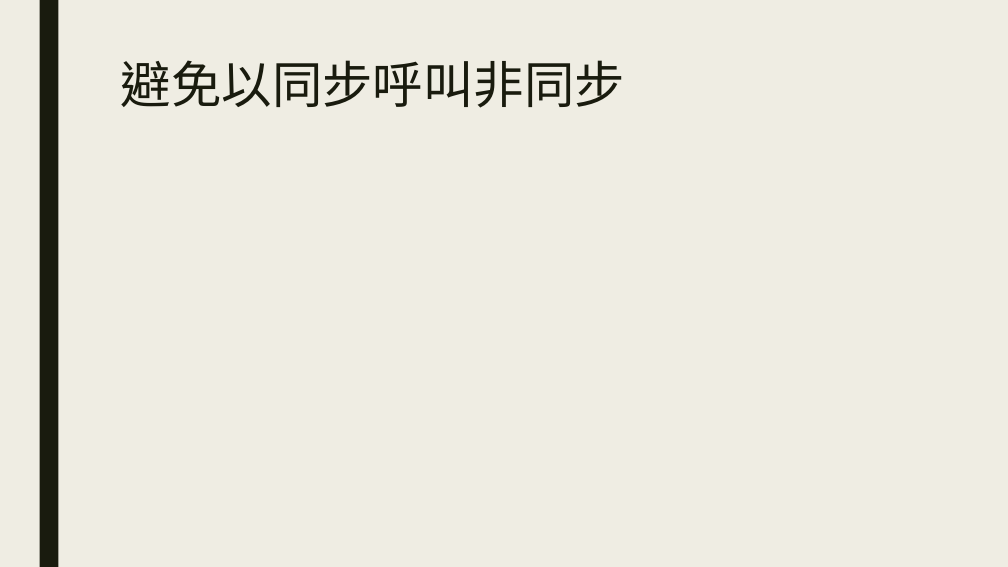
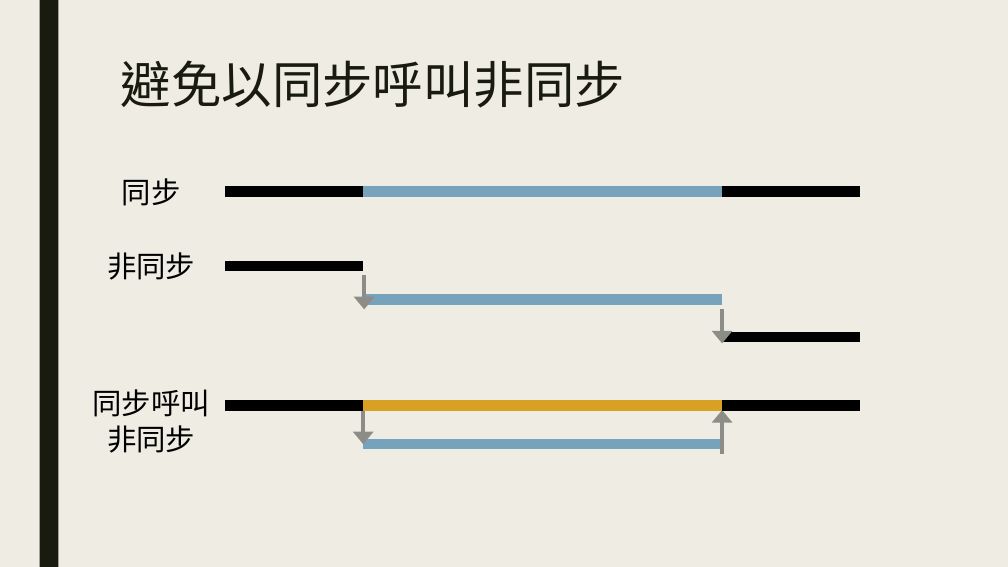
Before and after one commit to ryans610/.NET-Async-Basic, a slide deck: slide 22 of .NET非同步入門.pptx (slide 23 before the commit). Drawn at 1008x567 pixels with LibreOffice and Linux fonts; fonts in the diff are those of the drawing. Boxes give left, top, right and bottom in pixels: in the first picture for what was removed or moved away, otherwise in the second. Text is boxed around its words. In the diff, an @@ line names an element or a change of style, - is before the commit and + after.

```diff
--- a/.NET非同步入門.pptx
+++ b/.NET非同步入門.pptx
@@ text added at box(122, 178, 181, 206), 28 pt, text #000000 @@
+同步
@@ line added from (225, 192) to (363, 192), #000000 10 pt @@
@@ line added from (363, 192) to (722, 192), #77A2BB 10 pt @@
@@ line added from (722, 192) to (860, 192), #000000 10 pt @@
@@ text added at box(107, 252, 195, 280), 28 pt, text #000000 @@
+非同步
@@ line added from (225, 266) to (363, 266), #000000 10 pt @@
@@ line added from (363, 299) to (722, 299), #77A2BB 10 pt @@
@@ arrow added from (364, 275) to (364, 309), #8C8D86 4 pt @@
@@ arrow added from (722, 309) to (722, 343), #8C8D86 4 pt @@
@@ line added from (722, 337) to (860, 337), #000000 10 pt @@
@@ text added at box(92, 389, 209, 453), 28 pt, text #000000 @@
+同步呼叫非同步
@@ line added from (225, 406) to (363, 406), #000000 10 pt @@
@@ arrow added from (363, 411) to (363, 445), #8C8D86 4 pt @@
@@ line added from (363, 406) to (722, 406), #D7A124 10 pt @@
@@ arrow added from (722, 454) to (722, 411), #8C8D86 4 pt @@
@@ line added from (722, 406) to (860, 406), #000000 10 pt @@
@@ line added from (363, 445) to (722, 445), #77A2BB 10 pt @@
```
Also in this commit, not shown: 3 other slides changed, 1 slide added, 1 slide removed.
